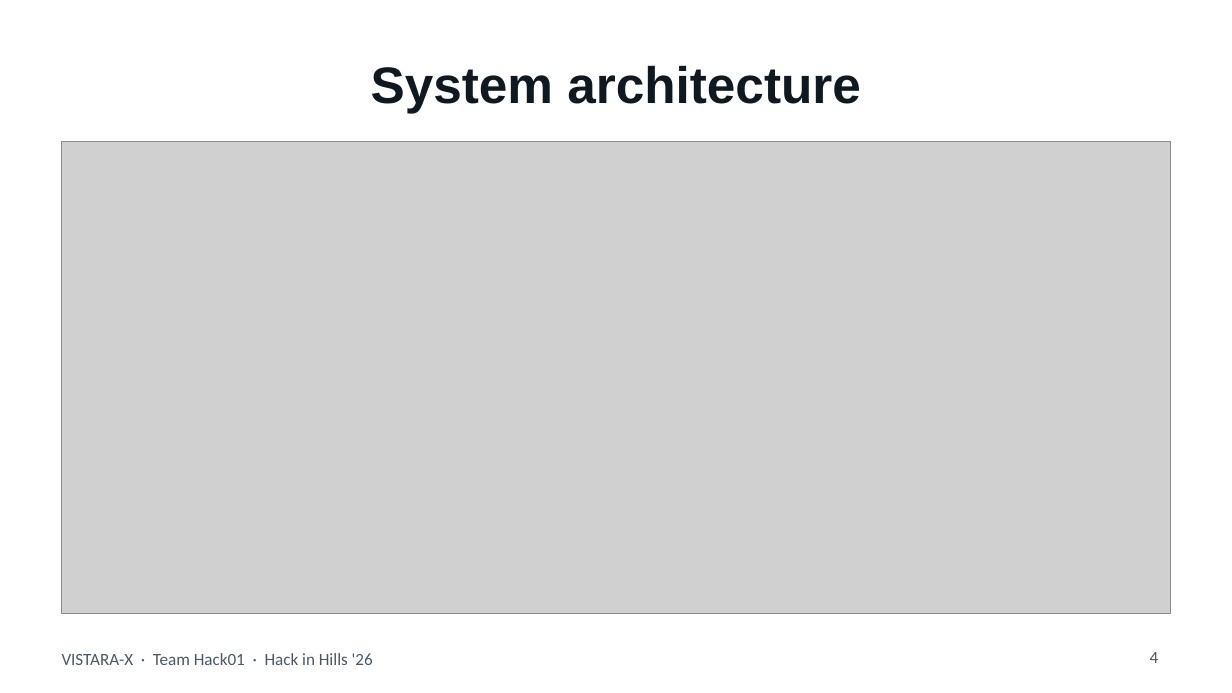
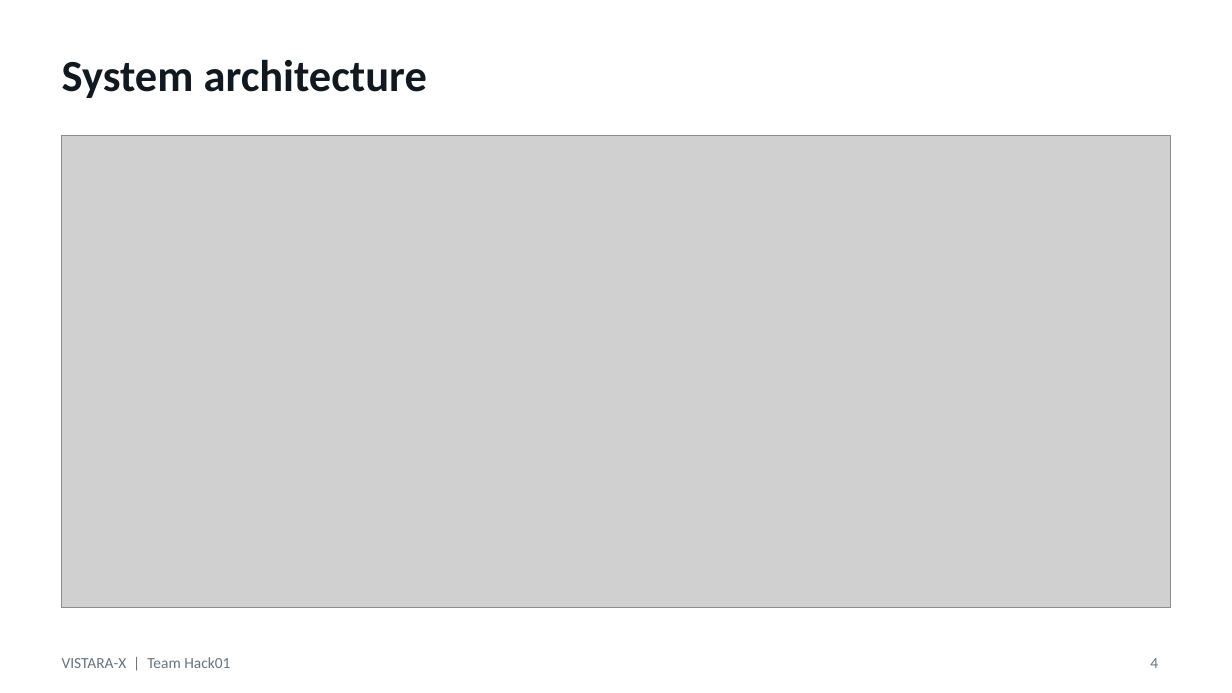
Before and after one commit to RiteshKumar2e/VISTARA-X, a slide deck: slide 4 of presentation/VISTARA-X_Hack01.pptx. Drawn at 1232x693 pixels with LibreOffice and Linux fonts; fonts in the diff are those of the drawing; grey boxes stand for pictures. Boxes give left, top, right and bottom in pixels: in the first picture for what was removed or moved away, otherwise in the second. Text is boxed around its words. In the diff, an @@ line names an element or a change of style, - is before the commit and + after.

Commit message:
feat: update presentation file VISTARA-X_Hack01.pptx with new content

```diff
--- a/presentation/VISTARA-X_Hack01.pptx
+++ b/presentation/VISTARA-X_Hack01.pptx
@@ title "System architecture" at [62, 59, 427, 98]: size 30 to 26 pt, font Arial to Calibri; alignment centre to left @@
@@ picture: place and size @@
-picture at [62, 142, 1170, 614]
+picture at [62, 136, 1170, 607]
@@ text at [62, 657, 230, 668]: text changed; size 10 to 9 pt; text colour #4B5866 to #677480 @@
-VISTARA-X · Team Hack01 · Hack in Hills '26
+VISTARA-X | Team Hack01
@@ page number at [1150, 658, 1158, 668]: size 10 to 9 pt, text colour #4B5866 to #677480 @@
```
Also in this commit, not shown: 12 other slides changed, 1 slide added, 1 slide removed.
